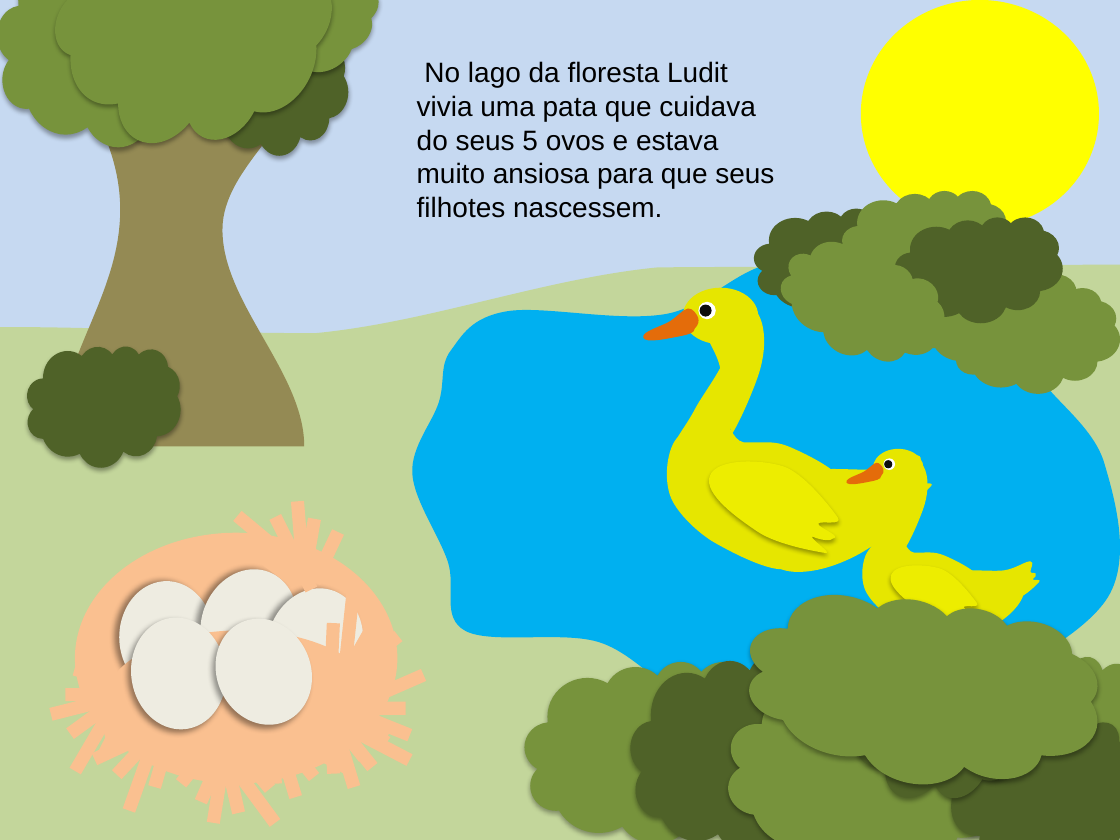
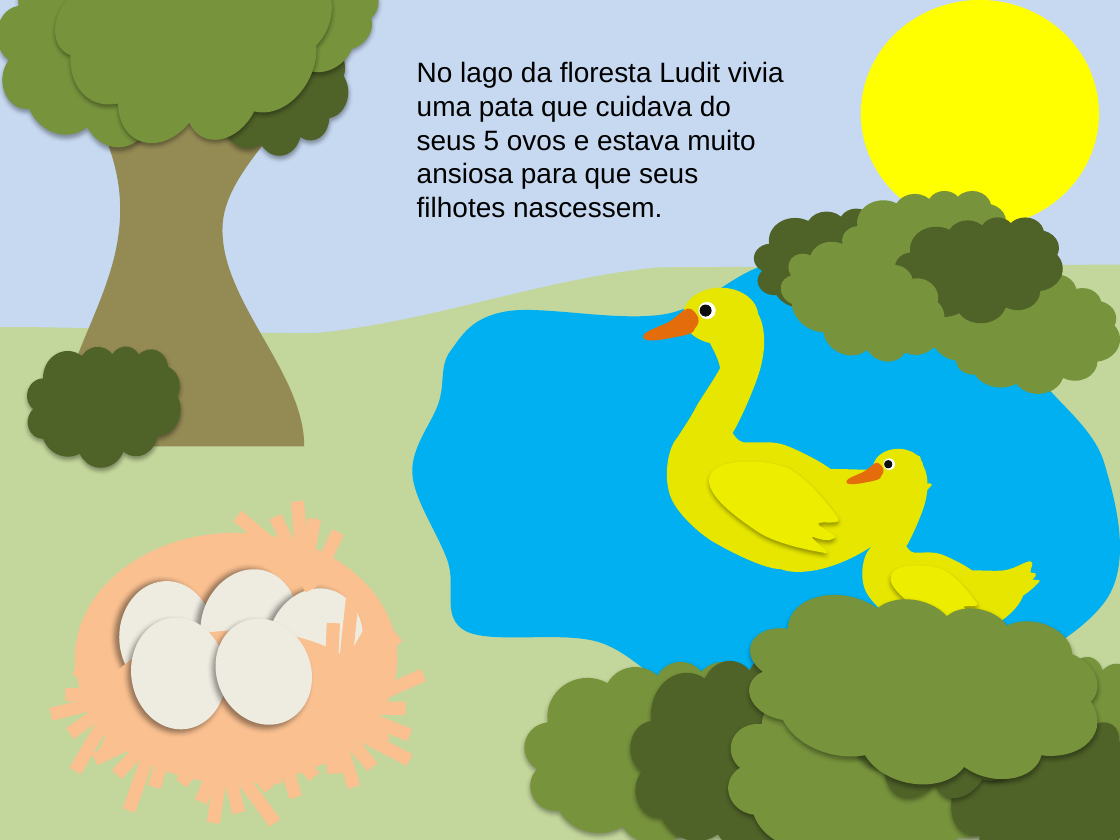
Before and after one commit to gustavoFG28/Ludit, a slide deck: slide 1 of Historias/fundos.pptx. Drawn at 1120x840 pixels with LibreOffice and Linux fonts; fonts in the diff are those of the drawing. Boxes give left, top, right and bottom in pixels: in the first picture for what was removed or moved away, otherwise in the second. Text is boxed around its words. In the diff, an @@ line names an element or a change of style, - is before the commit and + after.

```diff
--- a/Historias/fundos.pptx
+++ b/Historias/fundos.pptx
@@ text "No lago da floresta Ludit ..." rewrapped from (417, 61, 774, 188) to (417, 61, 784, 218) @@
```
Also in this commit, not shown: 2 other slides changed, 12 other files.
